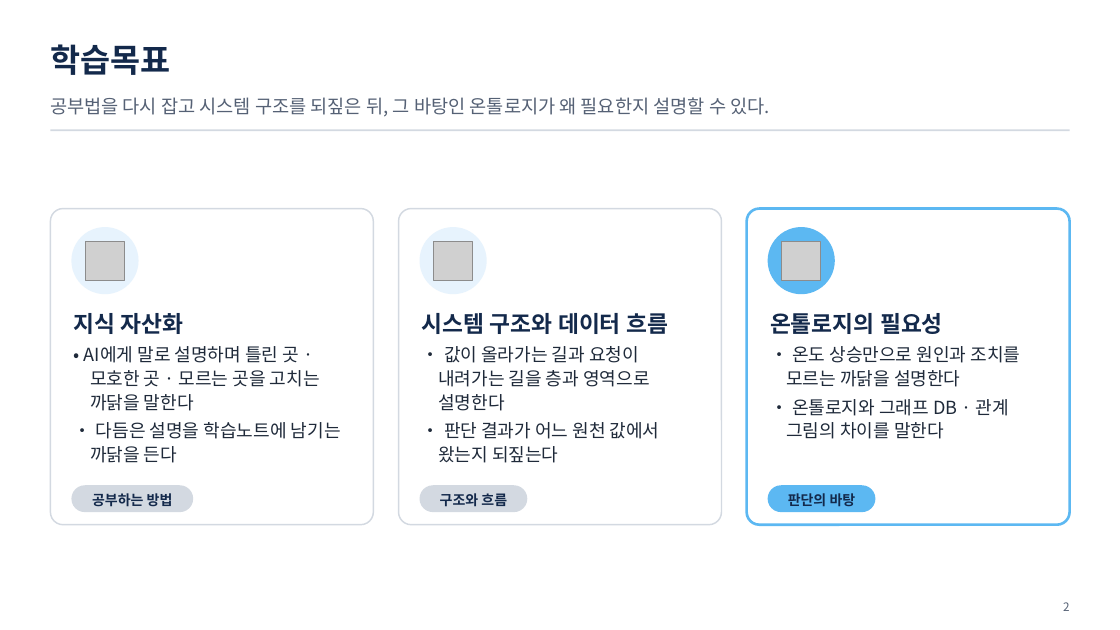
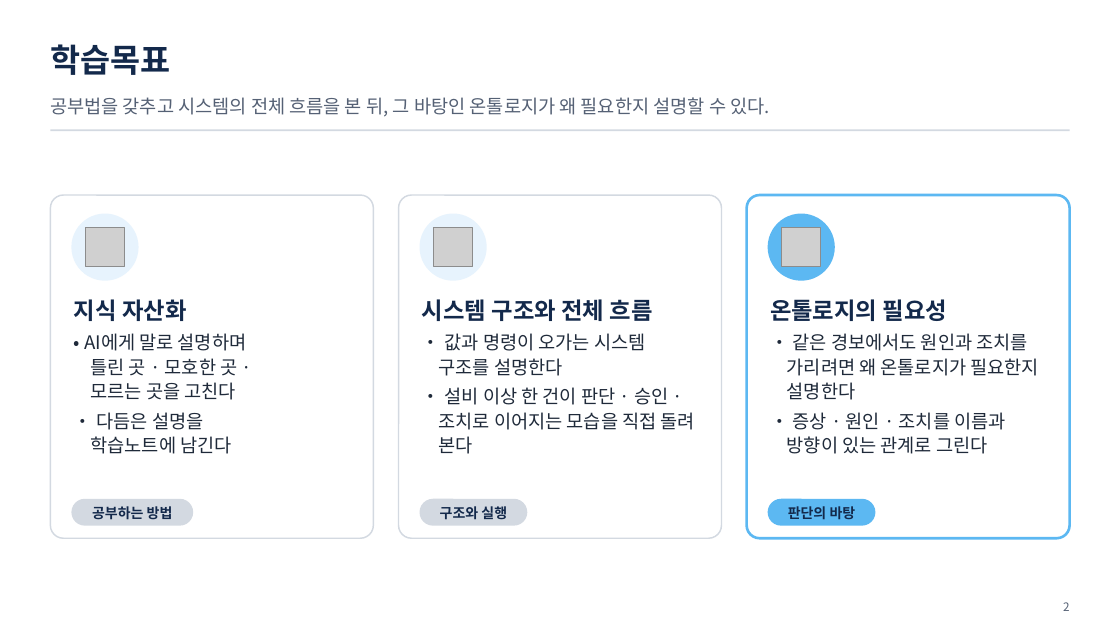
Before and after one commit to uengine-oss/hyd-iot-edu, a slide deck: slide 2 of workspace/강의제작/산출물/통합반/이론_오프라인/01회차/통합반_오프라인_01회차.pptx. Drawn at 1120x630 pixels with LibreOffice and Linux fonts; fonts in the diff are those of the drawing; grey boxes stand for pictures. Boxes give left, top, right and bottom in pixels: in the first picture for what was removed or moved away, otherwise in the second. Text is boxed around its words. In the diff, an @@ line names an element or a change of style, - is before the commit and + after.

Commit message:
오프라인 1회차 교재를 온라인 76장 확정판과 같은 판으로(표지만 「오프라인 1회」, 사용자 결정) — 온톨로지 파트가 옛 판이던 결함 · 노션 1회차 두 쪽 갱신 기록

```diff
--- a/workspace/강의제작/산출물/통합반/이론_오프라인/01회차/통합반_오프라인_01회차.pptx
+++ b/workspace/강의제작/산출물/통합반/이론_오프라인/01회차/통합반_오프라인_01회차.pptx
@@ text at bbox=[50, 97, 770, 117]: text changed @@
-공부법을 다시 잡고 시스템 구조를 되짚은 뒤, 그 바탕인 온톨로지가 왜 필요한지 설명할 수 있다.
+공부법을 갖추고 시스템의 전체 흐름을 본 뒤, 그 바탕인 온톨로지가 왜 필요한지 설명할 수 있다.
@@ rounded rectangle: place and size @@
-rounded rectangle at bbox=[50, 208, 373, 524]
+rounded rectangle at bbox=[50, 195, 373, 539]
@@ rounded rectangle: place and size @@
-rounded rectangle at bbox=[398, 208, 721, 524]
+rounded rectangle at bbox=[398, 195, 721, 539]
@@ rounded rectangle: place and size @@
-rounded rectangle at bbox=[747, 208, 1070, 524]
+rounded rectangle at bbox=[747, 195, 1070, 539]
@@ 3 pictures, 3 ellipses: place and size @@
-3 pictures, 3 ellipses at bbox=[71, 227, 835, 294]
+3 pictures, 3 ellipses at bbox=[71, 213, 835, 281]
@@ text "지식 자산화": place and size @@
-text "지식 자산화" at bbox=[74, 313, 341, 463]
+text "지식 자산화" at bbox=[74, 299, 247, 454]
@@ text at bbox=[74, 299, 186, 321]: size 19.5 to 20 pt in "지식 자산화" @@
@@ text at bbox=[422, 299, 695, 454]: text changed; size 15.5 to 16 pt @@
-시스템 구조와 데이터 흐름
-• 값이 올라가는 길과 요청이 내려가는 길을 층과 영역으로 설명한다
-• 판단 결과가 어느 원천 값에서 왔는지 되짚는다
+시스템 구조와 전체 흐름
+• 값과 명령이 오가는 시스템 구조를 설명한다
+• 설비 이상 한 건이 판단 · 승인 · 조치로 이어지는 모습을 직접 돌려 본다
@@ text "온톨로지의 필요성": place and size @@
-text "온톨로지의 필요성" at bbox=[770, 313, 1020, 439]
+text "온톨로지의 필요성" at bbox=[770, 299, 1039, 454]
@@ text at bbox=[770, 299, 947, 321]: size 19.5 to 20 pt in "온톨로지의 필요성" @@
@@ text at bbox=[84, 333, 247, 454]: text changed; size 15.5 to 16 pt @@
-• AI에게 말로 설명하며 틀린 곳 · 모호한 곳 · 모르는 곳을 고치는 까닭을 말한다
-• 다듬은 설명을 학습노트에 남기는 까닭을 든다
+• AI에게 말로 설명하며
+틀린 곳 · 모호한 곳 ·
+모르는 곳을 고친다
+• 다듬은 설명을
+학습노트에 남긴다
@@ text at bbox=[787, 333, 1039, 454]: text changed; size 15.5 to 16 pt @@
-• 온도 상승만으로 원인과 조치를 모르는 까닭을 설명한다
-• 온톨로지와 그래프 DB · 관계 그림의 차이를 말한다
+• 같은 경보에서도 원인과 조치를 가리려면 왜 온톨로지가 필요한지 설명한다
+• 증상 · 원인 · 조치를 이름과 방향이 있는 관계로 그린다
@@ text at bbox=[440, 506, 507, 520]: text changed @@
-구조와 흐름
+구조와 실행
@@ 3 rounded rectangles, 2 texts: place and size @@
-3 rounded rectangles, 2 texts at bbox=[71, 486, 875, 513]
+3 rounded rectangles, 2 texts at bbox=[71, 499, 875, 526]
```
Also in this commit, not shown: 58 other slides changed, 11 slides added, 1 slide removed, 2 other files.
